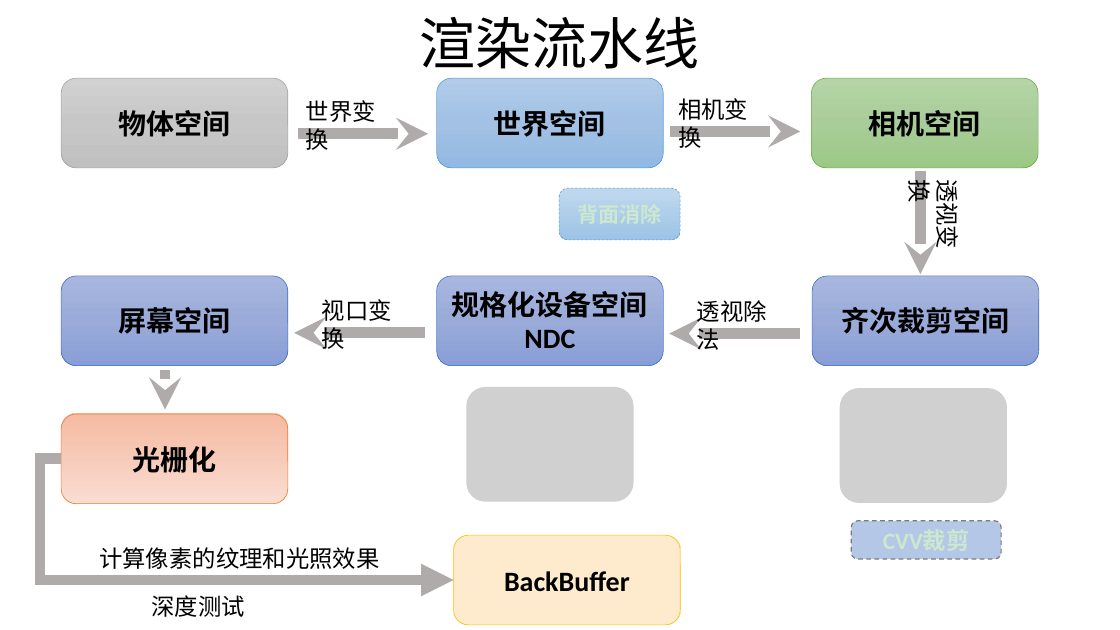
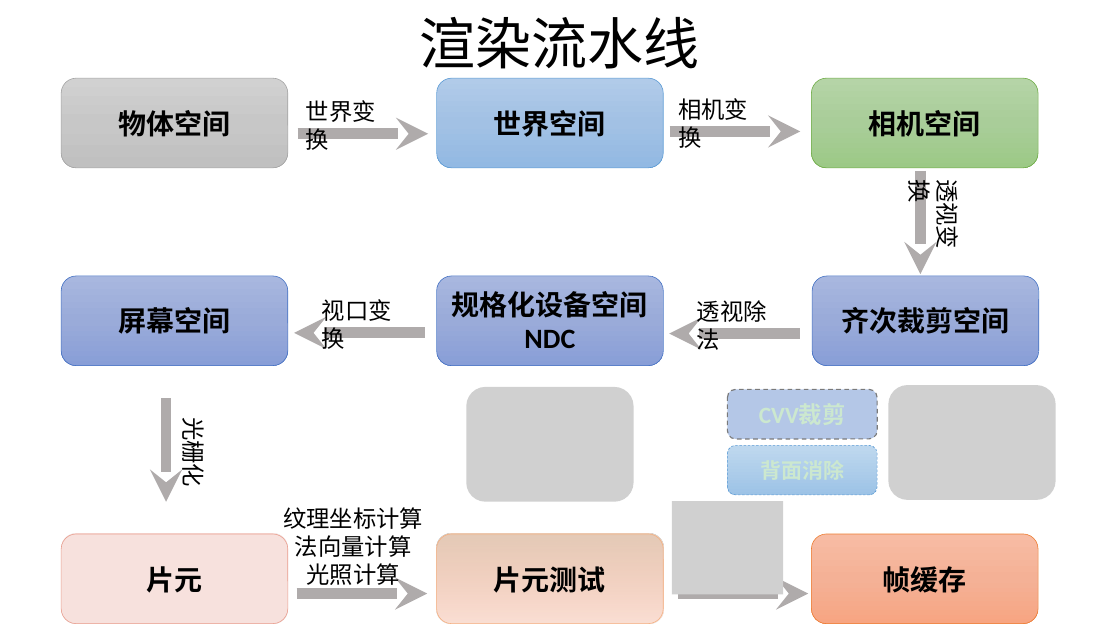
Before and after one commit to yuffyli/RenderDemo, a slide deck: slide 1 of renderDemo2.pptx. Drawn at 1120x630 pixels with LibreOffice and Linux fonts; fonts in the diff are those of the drawing; grey boxes stand for pictures. Boxes give left, top, right and bottom in pixels: in the first picture for what was removed or moved away, otherwise in the second. Text is boxed around its words. In the diff, an @@ line names an element or a change of style, - is before the commit and + after.

```diff
--- a/renderDemo2.pptx
+++ b/renderDemo2.pptx
@@ picture: place and size @@
-picture at (840, 388, 1007, 503)
+picture at (889, 385, 1056, 500)
@@ arrow moved from (166, 370) - (166, 410) to (166, 398) - (166, 502) @@
@@ text "光栅化" at (177, 424, 211, 485): size 24 to 20 pt, bold off; alignment centre to left; vertical alignment middle to top; fill gradient #F7BDA5 to #F5B196 to #F8A582 to none; outline #ED7D31 0.5 pt to none; rotation 0 to 90 degrees @@
@@ rounded rectangle: place and size @@
-rounded rectangle at (851, 521, 1001, 559)
+rounded rectangle at (728, 390, 877, 439)
@@ rounded rectangle: place and size @@
-rounded rectangle at (560, 188, 681, 240)
+rounded rectangle at (728, 445, 877, 495)
@@ elbow arrow removed from (61, 459) to (454, 581) @@
@@ text added at (283, 507, 423, 589), 20 pt, text #000000 @@
+纹理坐标计算
+法向量计算
+光照计算
@@ picture added at (672, 502, 783, 595) @@
@@ rounded rectangle added at (61, 534, 288, 624), fill gradient #E99E8F to #F5B196 to #F8A582, outline #E99E8F 0.5 pt, 24 pt, text #000000, bold @@
+片元
@@ rounded rectangle added at (437, 534, 664, 624), fill gradient #E4CBB8 to #F5B196 to #F8A582, outline #F4B183 0.5 pt, 24 pt, text #000000, bold @@
+片元测试
@@ rounded rectangle removed at (454, 535, 681, 625) @@
-BackBuffer
@@ rounded rectangle added at (812, 534, 1038, 624), fill gradient #F7BDA5 to #F5B196 to #F8A582, outline #ED7D31 0.5 pt, 24 pt, text #000000, bold @@
+帧缓存
@@ text removed at (99, 547, 379, 569) @@
-计算像素的纹理和光照效果
@@ text removed at (152, 595, 245, 617) @@
-深度测试
@@ arrow added from (297, 594) to (428, 594), #AFABAB 9.25 pt @@
@@ arrow added from (678, 594) to (808, 594), #AFABAB 9.25 pt @@
```
Also in this commit, not shown: 6 other slides changed, 2 slides added, 1 slide removed, 3 other files.
